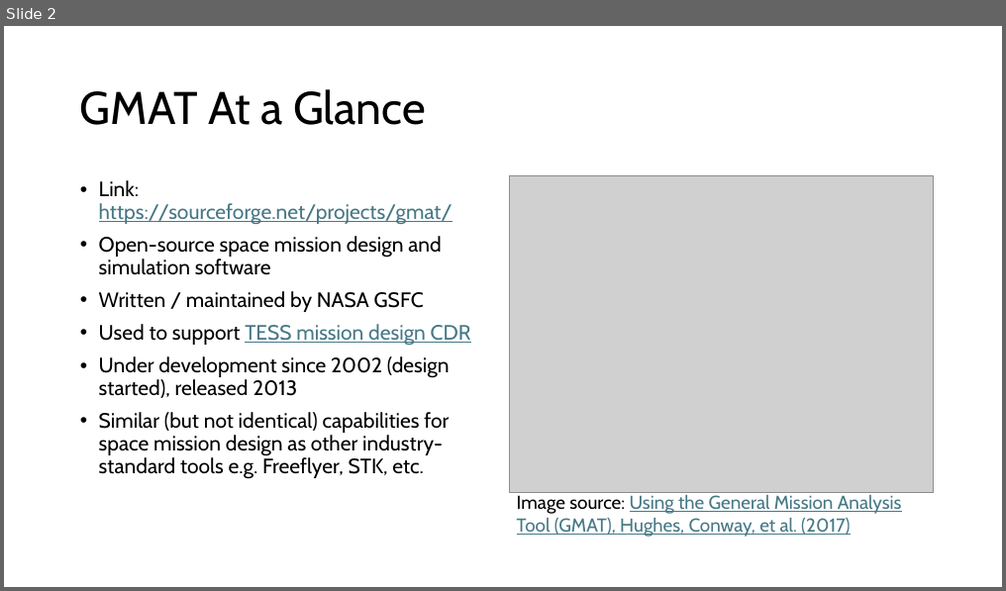
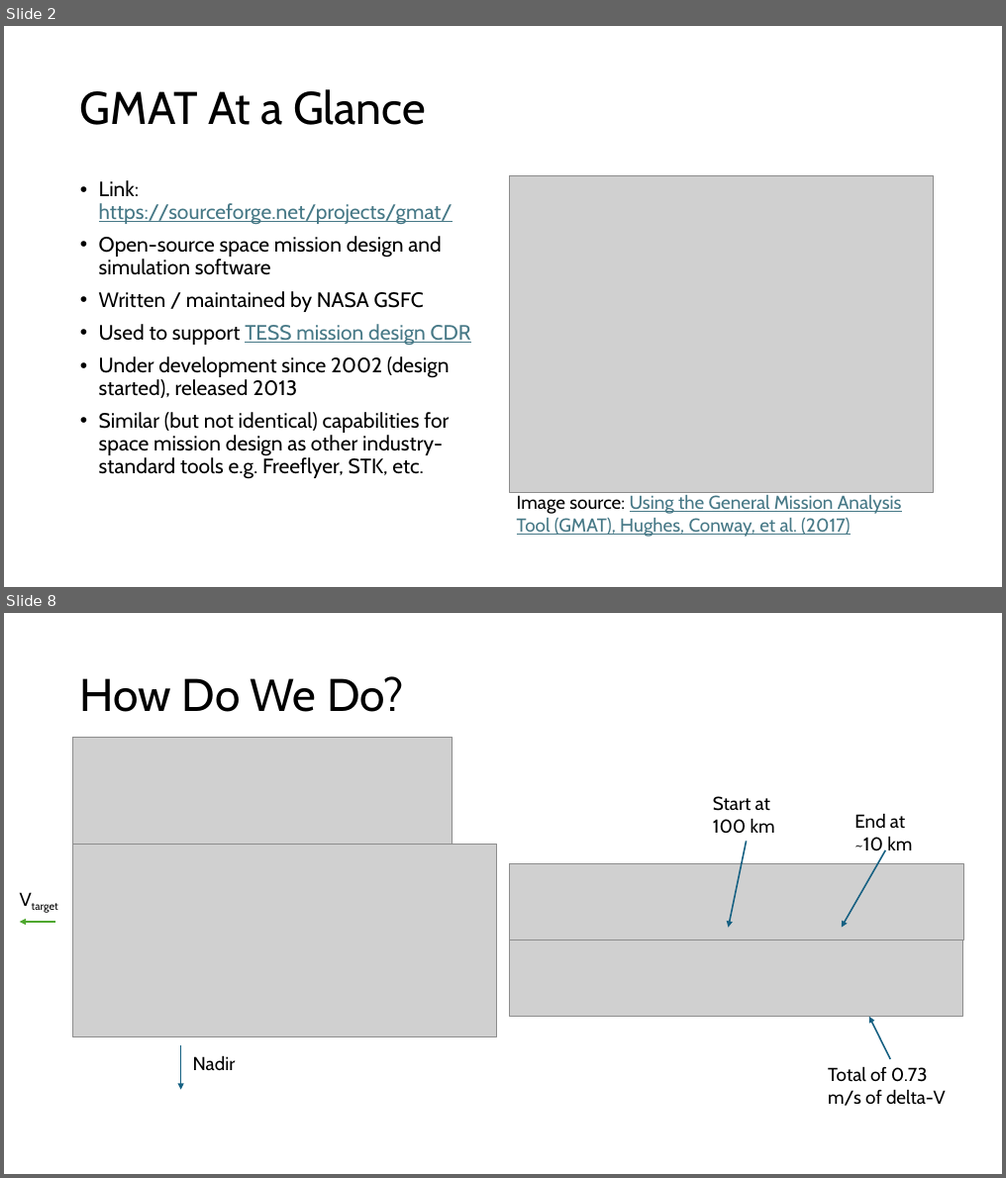
Before and after one commit to alex-w-johnson/nasa-gmat-phasing-burn-example, a slide deck: A Brief Intro To GMAT - Phasing Maneuver Example.pptx. Shown one above the other, each under a label of ours: slide 2 before the commit, slides 2 and 8 after it; the slides between them are not shown. The pictures are 1006x591 and 1006x1178 pixels, drawn with LibreOffice and Linux fonts; fonts in the diff are those of the drawing; grey boxes stand for pictures. Boxes give left, top, right and bottom in pixels: in the first picture for what was removed or moved away, otherwise in the second. Text is boxed around its words. In the diff, an @@ line names an element or a change of style, - is before the commit and + after.

```diff
--- a/A Brief Intro To GMAT - Phasing Maneuver Example.pptx
+++ b/A Brief Intro To GMAT - Phasing Maneuver Example.pptx
@@ slide 8 added at (4, 613, 1002, 1174), background #FFFFFF @@
@@ title added at (80, 676, 404, 712), 44 pt, text #000000 @@
+How Do We Do?
@@ picture added at (73, 738, 452, 844) @@
@@ text added at (713, 796, 775, 834), 18 pt, text #000000 @@
+Start at 100 km
@@ text added at (854, 813, 912, 856), 18 pt, text #000000 @@
+End at ~10 km
@@ picture added at (73, 844, 497, 1037) @@
@@ arrow added from (746, 842) to (729, 928), #156082 1.5 pt @@
@@ picture added at (509, 863, 963, 940) @@
@@ arrow added from (886, 851) to (842, 928), #156082 1.5 pt @@
@@ text added at (12, 884, 76, 914), 18 pt, text #000000 @@
+Vtarget
@@ arrow added from (55, 922) to (20, 922), #4EA72E 1.5 pt @@
@@ picture added at (509, 941, 963, 1017) @@
@@ arrow added from (890, 1059) to (869, 1017), #156082 1.5 pt @@
@@ arrow added from (180, 1046) to (180, 1090), #156082 1.5 pt @@
@@ text added at (193, 1056, 236, 1070), 18 pt, text #000000 @@
+Nadir
@@ text added at (828, 1066, 945, 1106), 18 pt, text #000000 @@
+Total of 0.73 m/s of delta-V
```
Also in this commit, not shown: 3 slides changed, 3 other slides added, 1 other file.
